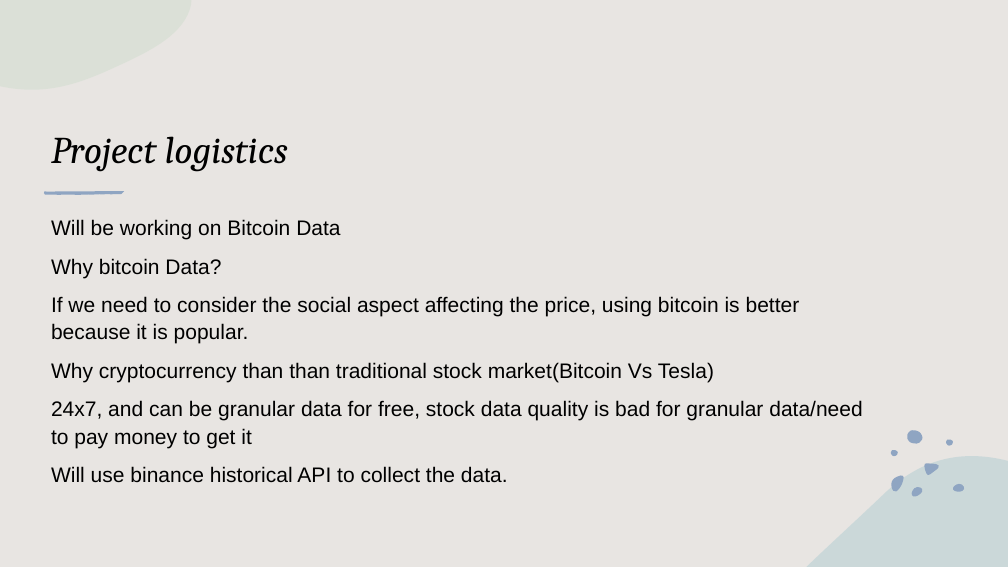
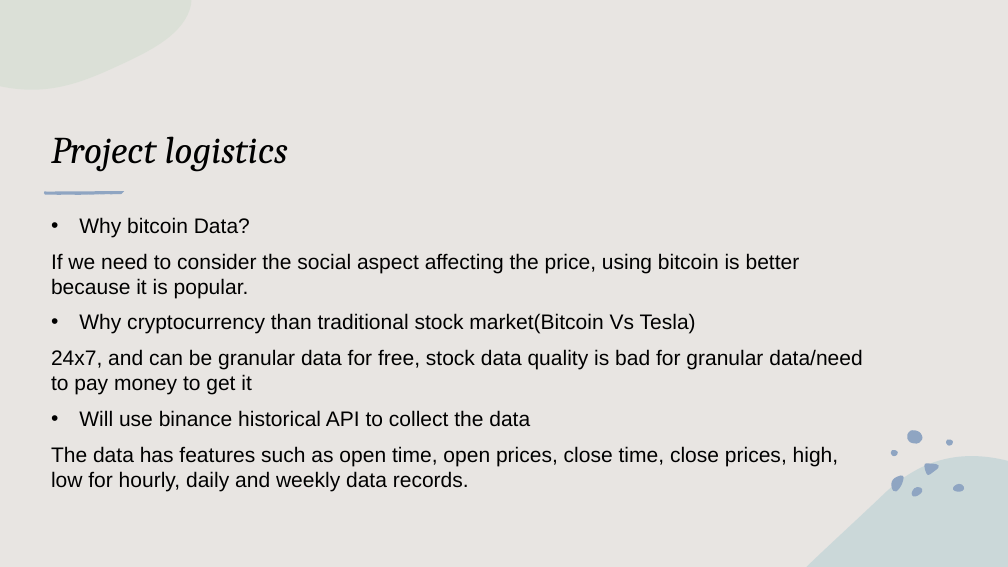
Before and after one commit to gamparohit/bitcoin, a slide deck: slide 2 of Data Mining Project.pptx. Drawn at 1008x567 pixels with LibreOffice and Linux fonts; fonts in the diff are those of the drawing. Boxes give left, top, right and bottom in pixels: in the first picture for what was removed or moved away, otherwise in the second. Text is boxed around its words. In the diff, an @@ line names an element or a change of style, - is before the commit and + after.

Commit message:
updated ppt

```diff
--- a/Data Mining Project.pptx
+++ b/Data Mining Project.pptx
@@ text at [51,219,340,240]: paragraph removed @@
-Will be working on Bitcoin Data
@@ text at [51,217,862,395]: bullet none to •; line spacing 1.1 to 1 @@
@@ text at [79,313,696,334]: text changed @@
-Why cryptocurrency than than traditional stock market(Bitcoin Vs Tesla)
+• Why cryptocurrency than traditional stock market(Bitcoin Vs Tesla)
@@ text at [51,410,839,491]: text changed @@
-Will use binance historical API to collect the data.
+• Will use binance historical API to collect the data
+The data has features such as open time, open prices, close time, close prices, high, low for hourly, daily and weekly data records.
```
Also in this commit, not shown: 1 other slide changed, 4 slides added.
